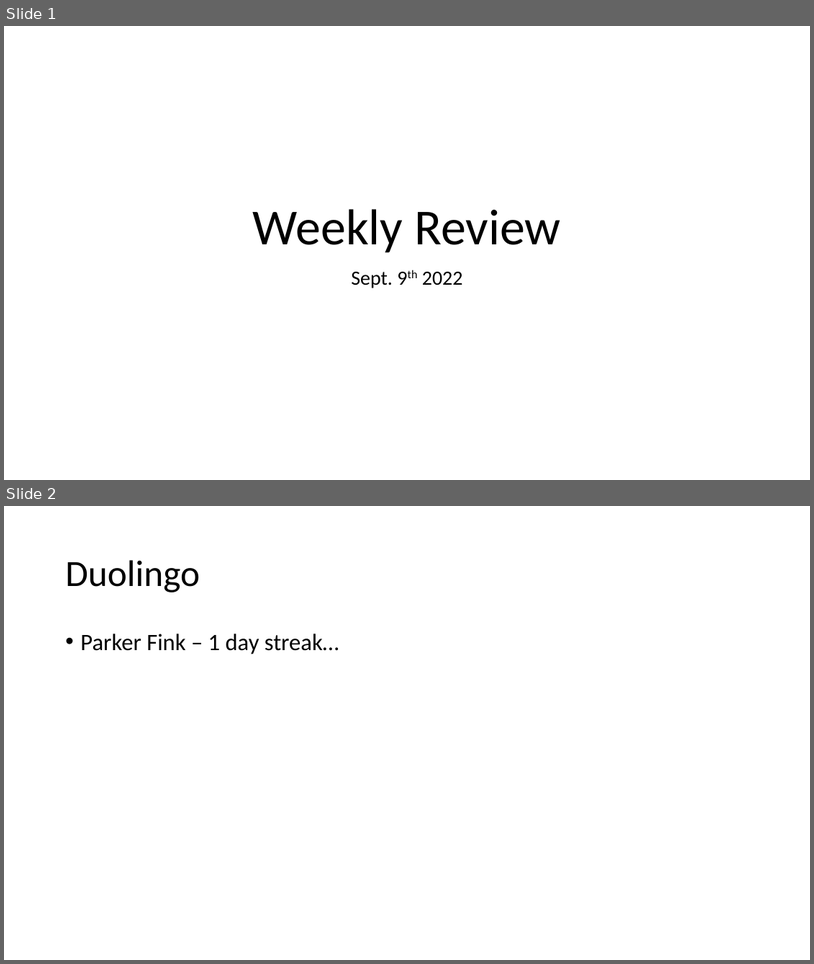
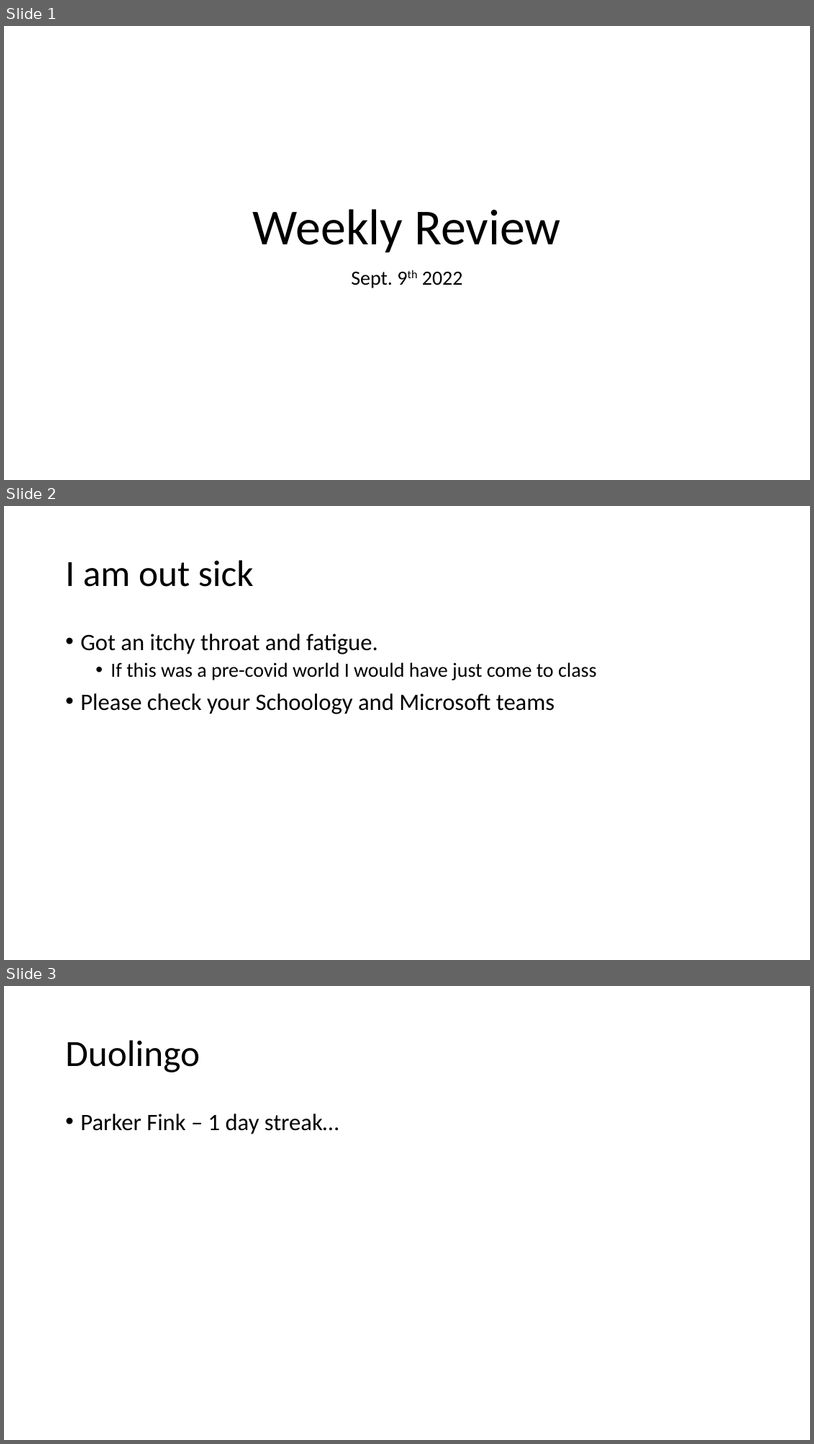
Before and after one commit to parke2023059/docpacs2223, a slide deck: docpac_03160922/Weekly Review.pptx. Shown one above the other, each under a label of ours: slides 1 and 2 before the commit, slides 1, 2 and 3 after it. The pictures are 814x964 and 814x1444 pixels, drawn with LibreOffice and Linux fonts; fonts in the diff are those of the drawing. Boxes give left, top, right and bottom in pixels: in the first picture for what was removed or moved away, otherwise in the second. Text is boxed around its words. In the diff, an @@ line names an element or a change of style, - is before the commit and + after.

```diff
--- a/docpac_03160922/Weekly Review.pptx
+++ b/docpac_03160922/Weekly Review.pptx
@@ slide 2 added at [4,506,810,960], background #FFFFFF @@
@@ title added at [65,560,254,587], 44 pt, text #000000 @@
+I am out sick
@@ text added at [80,633,597,714], 28 pt, text #000000 @@
+• Got an itchy throat and fatigue.
+  • If this was a pre-covid world I would have just come to class
+• Please check your Schoology and Microsoft teams
@@ what was slide 2 is now slide 3 @@
```
Also in this commit, not shown: 1 slide changed.
